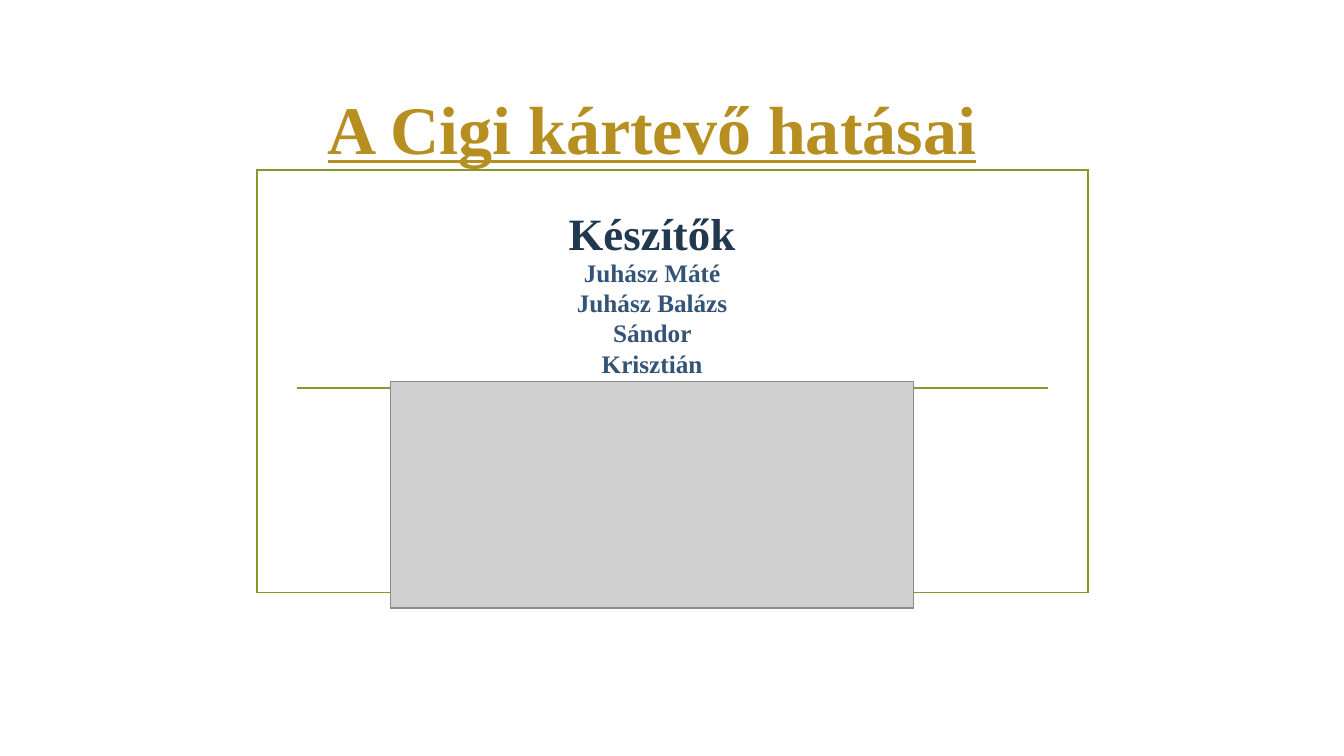
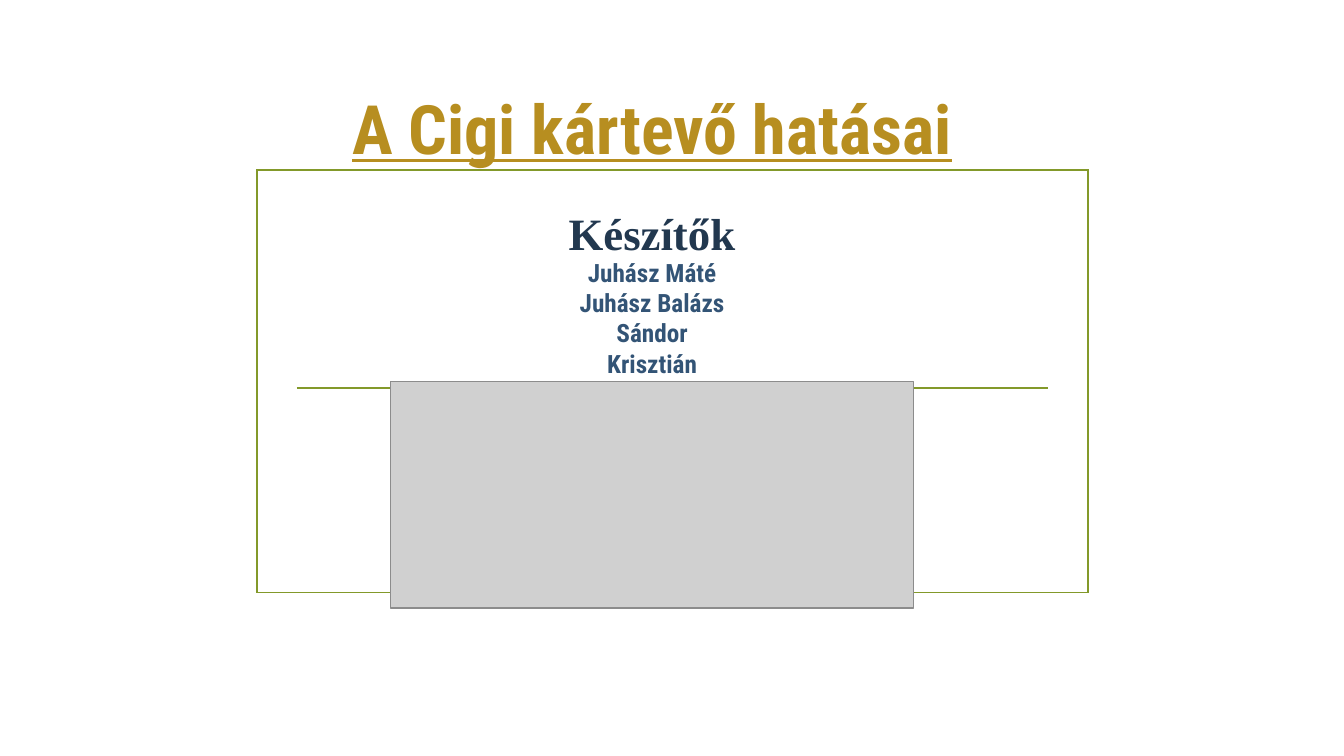
Before and after one commit to juhaszbalazs2005/cigartettaprojekt, a slide deck: slide 1 of Cigaretta PPT.pptx. Drawn at 1344x756 pixels with LibreOffice and Linux fonts; fonts in the diff are those of the drawing; grey boxes stand for pictures; background and template pictures are left out. Boxes give left, top, right and bottom in pixels: in the first picture for what was removed or moved away, otherwise in the second. Text is boxed around its words. In the diff, an @@ line names an element or a change of style, - is before the commit and + after.

```diff
--- a/Cigaretta PPT.pptx
+++ b/Cigaretta PPT.pptx
@@ title "A Cigi kártevő hatásai" at (352, 103, 952, 170): font Times New Roman to Roboto Condensed @@
@@ text "Juhász Máté Juhász Balázs Sándor ..." at (580, 263, 724, 374): font Times New Roman to Roboto Condensed @@
```
Also in this commit, not shown: 8 other slides changed.
